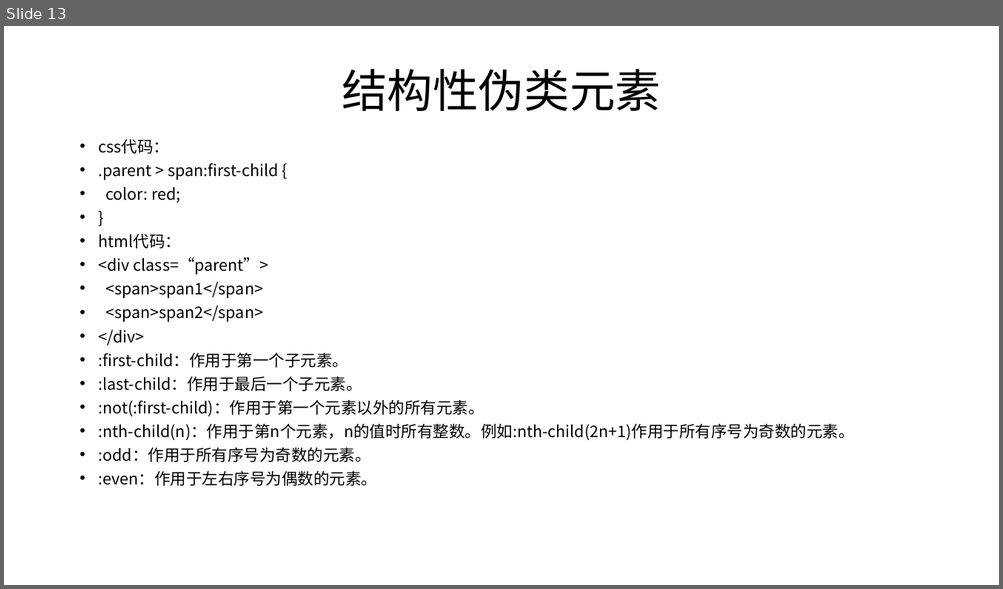
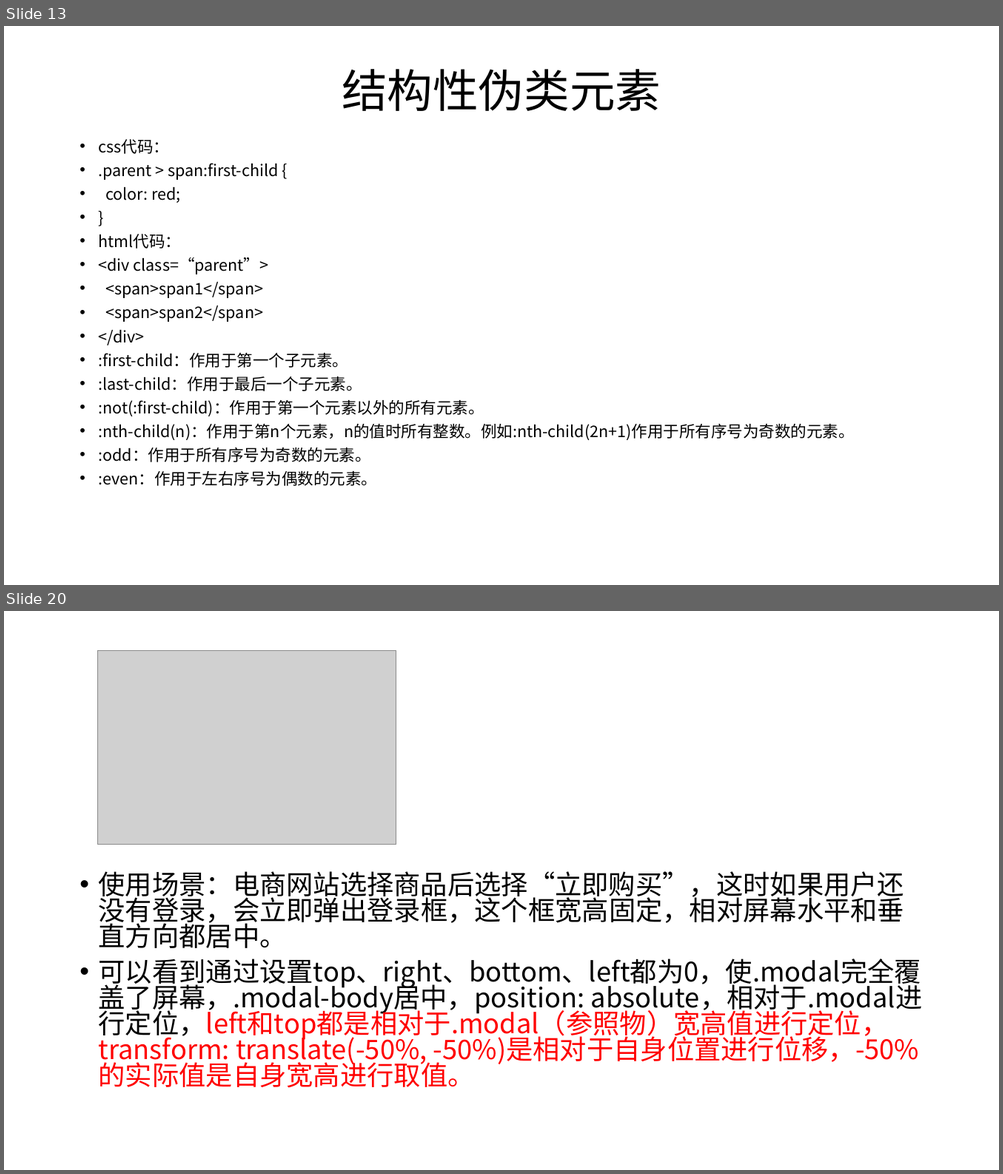
Before and after one commit to 1791317931/html-study, a slide deck: 材料/html/ppt/html-第五章.pptx. Shown one above the other, each under a label of ours: slide 13 before the commit, slides 13 and 20 after it; the slides between them are not shown. The pictures are 1003x589 and 1003x1174 pixels, drawn with LibreOffice and Linux fonts; fonts in the diff are those of the drawing; grey boxes stand for pictures. Boxes give left, top, right and bottom in pixels: in the first picture for what was removed or moved away, otherwise in the second. Text is boxed around its words. In the diff, an @@ line names an element or a change of style, - is before the commit and + after.

Commit message:
浮动与定位

```diff
--- a/材料/html/ppt/html-第五章.pptx
+++ b/材料/html/ppt/html-第五章.pptx
@@ slide 20 added at [4,611,999,1170], background #FFFFFF @@
@@ picture added at [98,650,396,845] @@
@@ text added at [99,871,922,1088], 25.9 pt, text #000000 @@
+• 使用场景：电商网站选择商品后选择“立即购买”，这时如果用户还没有登录，会立即弹出登录框，这个框宽高固定，相对屏幕水平和垂直方向都居中。
+• 可以看到通过设置top、right、bottom、left都为0，使.modal完全覆盖了屏幕，.modal-body居中，position: absolute，相对于.modal进行定位，left和top都是相对于.modal（参照物）宽高值进行定位，transform: translate(-50%, -50%)是相对于自身位置进行位移，-50%的实际值是自身宽高进行取值。
```
Also in this commit, not shown: 6 other slides added.
